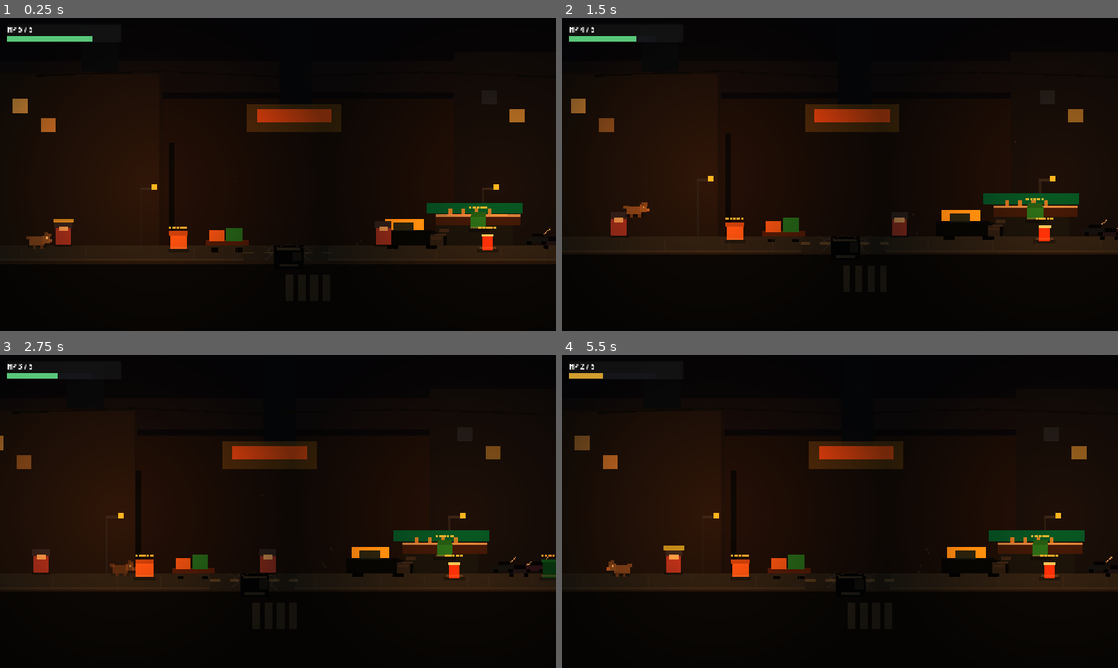
Above: before the commit, frames 1-4 (two rows, left to right).
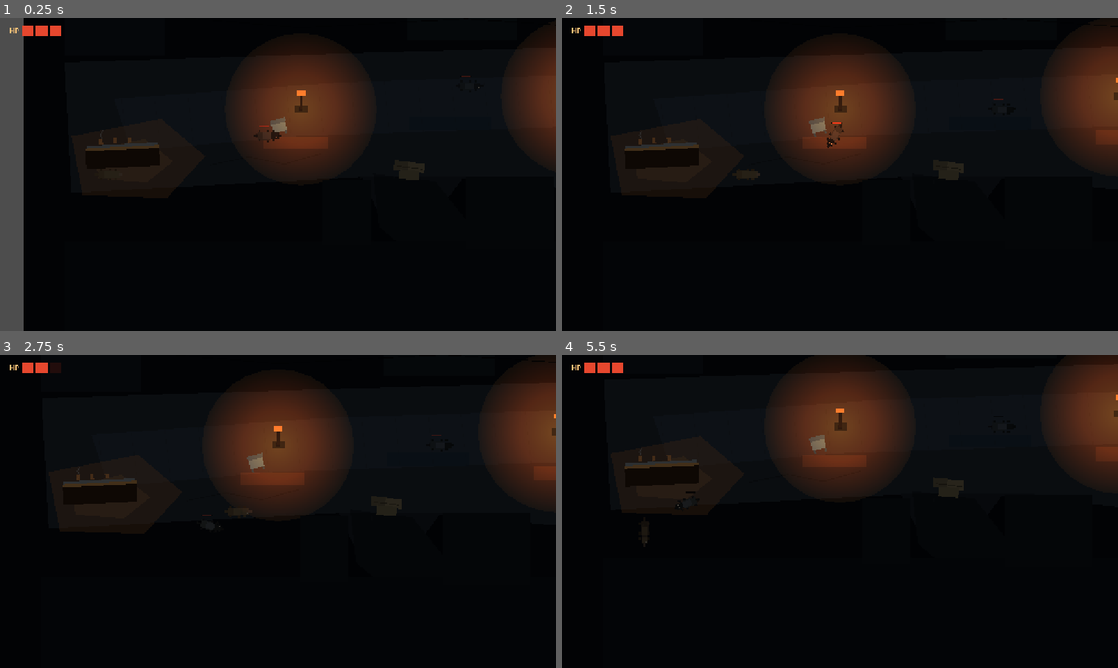
Above: after the commit, the same moments.

Repository: 4m4n5/street-dog
Game: Godot game, scene res://scenes/topdown/main_topdown.tscn
The game is run twice, just before and just after one commit, with the same random seed, the same clock (stepped at 60 frames per second) and the same inputs. Before the commit the project starts from res://scenes/main.tscn.
Inputs (mouse positions are in pixels of both pictures, inside the frame that each line leads up to):
- Up to frame 1 (0.25 s): no input
- Up to frame 2 (1.5 s): tap Enter at 0.5 s; move the mouse to (962, 158) at 0.52 s; hold D (move_right) 0.53-1.25 s; tap J (attack) at 0.6 s; click (962, 158) at 0.67 s; tap Space (jump) at 0.77 s; drag from (728, 190) to (817, 287) at 1.27 s
- Up to frame 3 (2.75 s): move the mouse to (333, 442) at 2.02 s; hold D (move_right) from 2.03 s (still down); tap L (parry) at 2.1 s; tap J (attack) at 2.3 s
- Up to frame 4 (5.5 s): release D (move_right) at 2.75 s; drag from (812, 574) to (1006, 577) at 2.77 s; move the mouse to (1006, 558) at 3.52 s; hold A (move_left) 3.53-4.25 s; tap C at 3.6 s; tap Space (jump) at 3.77 s; tap J (attack) at 3.8, 5.3 s; drag from (673, 464) to (1079, 577) at 4.27 s; move the mouse to (867, 511) at 5.02 s; hold S (move_down, bound only after the commit) from 5.03 s (still down); tap F at 5.1 s; click (867, 511) at 5.17 s

The runs differ from the first frame. In frame 1, 30% of the frame differs, in the area x 0-100%, y 0-100%; in frame 2, 25%; in frame 3, 28%; in frame 4, 27%.

Commit message:
chore: save topdown project state

Diff:
--- a/project.godot
+++ b/project.godot
@@ -11,7 +11,7 @@
 [application]
 
 config/name="Street Dog"
-run/main_scene="res://scenes/main.tscn"
+run/main_scene="res://scenes/topdown/main_topdown.tscn"
 config/features=PackedStringArray("4.6", "GL Compatibility")
 config/icon="res://icon.svg"
 
@@ -33,6 +33,18 @@
 
 [input]
 
+move_up={
+"deadzone": 0.2,
+"events": [Object(InputEventKey,"resource_local_to_scene":false,"resource_name":"","device":-1,"window_id":0,"alt_pressed":false,"shift_pressed":false,"ctrl_pressed":false,"meta_pressed":false,"pressed":false,"keycode":0,"physical_keycode":87,"key_label":0,"unicode":119,"location":0,"echo":false,"script":null)
+, Object(InputEventKey,"resource_local_to_scene":false,"resource_name":"","device":-1,"window_id":0,"alt_pressed":false,"shift_pressed":false,"ctrl_pressed":false,"meta_pressed":false,"pressed":false,"keycode":0,"physical_keycode":4194320,"key_label":0,"unicode":0,"location":0,"echo":false,"script":null)
+]
+}
+move_down={
+"deadzone": 0.2,
+"events": [Object(InputEventKey,"resource_local_to_scene":false,"resource_name":"","device":-1,"window_id":0,"alt_pressed":false,"shift_pressed":false,"ctrl_pressed":false,"meta_pressed":false,"pressed":false,"keycode":0,"physical_keycode":83,"key_label":0,"unicode":115,"location":0,"echo":false,"script":null)
+, Object(InputEventKey,"resource_local_to_scene":false,"resource_name":"","device":-1,"window_id":0,"alt_pressed":false,"shift_pressed":false,"ctrl_pressed":false,"meta_pressed":false,"pressed":false,"keycode":0,"physical_keycode":4194322,"key_label":0,"unicode":0,"location":0,"echo":false,"script":null)
+]
+}
 move_left={
 "deadzone": 0.2,
 "events": [Object(InputEventKey,"resource_local_to_scene":false,"resource_name":"","device":-1,"window_id":0,"alt_press …(191 unchanged characters)…
@@ -48,8 +60,6 @@
 jump={
 "deadzone": 0.2,
 "events": [Object(InputEventKey,"resource_local_to_scene":false,"resource_name":"","device":-1,"window_id":0,"alt_press …(191 unchanged characters)…
-, Object(InputEventKey,"resource_local_to_scene":false,"resource_name":"","device":-1,"window_id":0,"alt_pressed":false,"shift_pressed":false,"ctrl_pressed":false,"meta_pressed":false,"pressed":false,"keycode":0,"physical_keycode":87,"key_label":0,"unicode":119,"location":0,"echo":false,"script":null)
-, Object(InputEventKey,"resource_local_to_scene":false,"resource_name":"","device":-1,"window_id":0,"alt_pressed":false,"shift_pressed":false,"ctrl_pressed":false,"meta_pressed":false,"pressed":false,"keycode":0,"physical_keycode":4194320,"key_label":0,"unicode":0,"location":0,"echo":false,"script":null)
 ]
 }
 attack={
--- a/resources/topdown/archetypes/bully.tres
+++ b/resources/topdown/archetypes/bully.tres
@@ -1,7 +1,7 @@
-[gd_resource type="Resource" script_class="RivalArchetype" load_steps=3 format=3]
+[gd_resource type="Resource" script_class="RivalArchetype" format=3 uid="uid://cugoscewr8lmh"]
 
-[ext_resource type="Script" path="res://scripts/topdown/rival_archetype.gd" id="1"]
-[ext_resource type="Script" path="res://scripts/topdown/bite_attack_profile.gd" id="2"]
+[ext_resource type="Script" uid="uid://7dd0fbydv6s" path="res://scripts/topdown/rival_archetype.gd" id="1"]
+[ext_resource type="Script" uid="uid://cb4a1x3rb46if" path="res://scripts/topdown/bite_attack_profile.gd" id="2"]
 
 [sub_resource type="Resource" id="Resource_bite_bully"]
 script = ExtResource("2")
@@ -17,7 +17,7 @@
 self_knockback = 32.0
 hit_stop_sec = 0.03
 windup_telegraph_alpha = 0.82
-telegraph_color = Color(1, 0.18, 0.10, 0.82)
+telegraph_color = Color(1, 0.18, 0.1, 0.82)
 
 [resource]
 script = ExtResource("1")
@@ -31,5 +31,5 @@
 patrol_radius = 54.0
 body_color = Color(0.13, 0.135, 0.125, 1)
 head_color = Color(0.055, 0.06, 0.055, 1)
-shoulder_scale = 1.20
+shoulder_scale = 1.2
 bite = SubResource("Resource_bite_bully")
--- a/resources/topdown/archetypes/racer.tres
+++ b/resources/topdown/archetypes/racer.tres
@@ -1,12 +1,11 @@
-[gd_resource type="Resource" script_class="RivalArchetype" load_steps=3 format=3]
+[gd_resource type="Resource" script_class="RivalArchetype" format=3 uid="uid://dppmqxh00u5ki"]
 
-[ext_resource type="Script" path="res://scripts/topdown/rival_archetype.gd" id="1"]
-[ext_resource type="Script" path="res://scripts/topdown/bite_attack_profile.gd" id="2"]
+[ext_resource type="Script" uid="uid://7dd0fbydv6s" path="res://scripts/topdown/rival_archetype.gd" id="1"]
+[ext_resource type="Script" uid="uid://cb4a1x3rb46if" path="res://scripts/topdown/bite_attack_profile.gd" id="2"]
 
 [sub_resource type="Resource" id="Resource_bite_racer"]
 script = ExtResource("2")
 startup_frames = 2
-active_frames = 3
 recovery_frames = 10
 recovery_move_unlock = 7
 startup_speed_mult = 0.45
@@ -24,7 +23,6 @@
 id = &"racer"
 display_name = "Racer"
 ai_role = &"skirmish"
-max_hp = 2
 move_speed = 226.0
 detection_range = 270.0
 leash_radius = 245.0
--- a/resources/topdown/archetypes/sentry.tres
+++ b/resources/topdown/archetypes/sentry.tres
@@ -1,20 +1,17 @@
-[gd_resource type="Resource" script_class="RivalArchetype" load_steps=3 format=3]
+[gd_resource type="Resource" script_class="RivalArchetype" format=3 uid="uid://cxoeg4446d25e"]
 
-[ext_resource type="Script" path="res://scripts/topdown/rival_archetype.gd" id="1"]
-[ext_resource type="Script" path="res://scripts/topdown/bite_attack_profile.gd" id="2"]
+[ext_resource type="Script" uid="uid://7dd0fbydv6s" path="res://scripts/topdown/rival_archetype.gd" id="1"]
+[ext_resource type="Script" uid="uid://cb4a1x3rb46if" path="res://scripts/topdown/bite_attack_profile.gd" id="2"]
 
 [sub_resource type="Resource" id="Resource_bite_sentry"]
 script = ExtResource("2")
 startup_frames = 5
-active_frames = 3
 recovery_frames = 14
 recovery_move_unlock = 10
-startup_speed_mult = 0.30
+startup_speed_mult = 0.3
 lunge_speed = 460.0
 hitbox_offset = 36.0
 hitbox_size = Vector2(50, 34)
-knockback_target = 150.0
-self_knockback = 24.0
 hit_stop_sec = 0.024
 windup_telegraph_alpha = 0.78
 telegraph_color = Color(1, 0.46, 0.12, 0.78)
@@ -24,12 +21,11 @@
 id = &"sentry"
 display_name = "Sentry"
 ai_role = &"leash"
-max_hp = 2
 move_speed = 156.0
 detection_range = 250.0
 leash_radius = 156.0
 patrol_radius = 34.0
-body_color = Color(0.18, 0.20, 0.19, 1)
-head_color = Color(0.09, 0.105, 0.10, 1)
+body_color = Color(0.18, 0.2, 0.19, 1)
+head_color = Color(0.09, 0.105, 0.1, 1)
 shoulder_scale = 1.04
 bite = SubResource("Resource_bite_sentry")
--- a/resources/topdown/archetypes/stray.tres
+++ b/resources/topdown/archetypes/stray.tres
@@ -1,17 +1,11 @@
-[gd_resource type="Resource" script_class="RivalArchetype" load_steps=3 format=3]
+[gd_resource type="Resource" script_class="RivalArchetype" format=3 uid="uid://8ngsi5ei6wwn"]
 
-[ext_resource type="Script" path="res://scripts/topdown/rival_archetype.gd" id="1"]
-[ext_resource type="Script" path="res://scripts/topdown/bite_attack_profile.gd" id="2"]
+[ext_resource type="Script" uid="uid://7dd0fbydv6s" path="res://scripts/topdown/rival_archetype.gd" id="1"]
+[ext_resource type="Script" uid="uid://cb4a1x3rb46if" path="res://scripts/topdown/bite_attack_profile.gd" id="2"]
 
 [sub_resource type="Resource" id="Resource_bite_stray"]
 script = ExtResource("2")
-startup_frames = 3
-active_frames = 3
-recovery_frames = 12
-recovery_move_unlock = 8
 startup_speed_mult = 0.36
-lunge_speed = 500.0
-hitbox_offset = 34.0
 hitbox_size = Vector2(46, 34)
 knockback_target = 145.0
 self_knockback = 20.0
@@ -21,13 +15,8 @@
 
 [resource]
 script = ExtResource("1")
-id = &"stray"
-display_name = "Stray"
-ai_role = &"patrol"
-max_hp = 2
 move_speed = 178.0
 detection_range = 230.0
-leash_radius = 0.0
 patrol_radius = 74.0
 body_color = Color(0.24, 0.235, 0.205, 1)
 head_color = Color(0.125, 0.118, 0.105, 1)
--- a/resources/topdown/default_tuning.tres
+++ b/resources/topdown/default_tuning.tres
@@ -4,20 +4,3 @@
 
 [resource]
 script = ExtResource("1")
-attack_startup_frames = 2
-attack_active_frames = 3
-attack_recovery_frames = 10
-attack_recovery_move_unlock = 6
-attack_lunge_speed = 540.0
-attack_knockback_target = 160.0
-attack_self_knockback = 48.0
-attack_hit_stop_sec = 0.055
-attack_buffer_frames = 8
-attack_coyote_frames = 6
-attack_recovery_buffer_frames = 4
-attack_windup_telegraph_alpha = 0.55
-attack_connect_flash_sec = 0.06
-attack_whiff_dust_enabled = true
-attack_camera_nudge_px = 3.0
-attack_camera_nudge_sec = 0.05
-rival_stagger_frames = 4
--- a/scenes/main.tscn
+++ b/scenes/main.tscn
@@ -1,13 +1,13 @@
-[gd_scene load_steps=4 format=3]
+[gd_scene format=3 uid="uid://ckoguxwaydkrr"]
 
-[ext_resource type="PackedScene" path="res://scenes/levels/street_night.tscn" id="1"]
+[ext_resource type="PackedScene" uid="uid://bdxc1xjd1vstl" path="res://scenes/levels/street_night.tscn" id="1"]
 [ext_resource type="PackedScene" path="res://scenes/player/dog.tscn" id="2"]
 [ext_resource type="PackedScene" path="res://scenes/ui/player_hud.tscn" id="3"]
 
-[node name="Main" type="Node2D"]
+[node name="Main" type="Node2D" unique_id=693303317]
 
-[node name="StreetNight" parent="." instance=ExtResource("1")]
+[node name="StreetNight" parent="." unique_id=45778884 instance=ExtResource("1")]
 
-[node name="Dog" parent="." instance=ExtResource("2")]
+[node name="Dog" parent="." unique_id=225703302 instance=ExtResource("2")]
 
-[node name="PlayerHud" parent="." instance=ExtResource("3")]
+[node name="PlayerHud" parent="." unique_id=1463230847 instance=ExtResource("3")]
--- a/scenes/topdown/arena_mumbai_gully.tscn
+++ b/scenes/topdown/arena_mumbai_gully.tscn
@@ -1,44 +1,44 @@
-[gd_scene load_steps=5 format=3]
+[gd_scene format=3 uid="uid://b7ufirir3jqr7"]
 
-[ext_resource type="Script" path="res://scripts/topdown/arena_mumbai_gully.gd" id="1"]
-[ext_resource type="Resource" path="res://resources/topdown/default_tuning.tres" id="2"]
+[ext_resource type="Script" uid="uid://c7vq0le6s1cmj" path="res://scripts/topdown/arena_mumbai_gully.gd" id="1"]
+[ext_resource type="Resource" uid="uid://hjy0o3qf2kim" path="res://resources/topdown/default_tuning.tres" id="2"]
 
-[node name="ArenaMumbaiGully" type="Node2D"]
+[node name="ArenaMumbaiGully" type="Node2D" unique_id=1082757789]
 script = ExtResource("1")
 tuning = ExtResource("2")
 
-[node name="Surface" type="Node2D" parent="."]
+[node name="Surface" type="Node2D" parent="." unique_id=484353759]
 z_index = -20
 
-[node name="Walls" type="Node2D" parent="."]
+[node name="Walls" type="Node2D" parent="." unique_id=420270437]
 z_index = 10
 
-[node name="Dressing" type="Node2D" parent="."]
+[node name="Dressing" type="Node2D" parent="." unique_id=1878196790]
 
-[node name="Props" type="Node2D" parent="."]
+[node name="Props" type="Node2D" parent="." unique_id=1638369793]
 z_index = 5
 
-[node name="Spawns" type="Node2D" parent="."]
+[node name="Spawns" type="Node2D" parent="." unique_id=412523532]
 
-[node name="Spawn" type="Marker2D" parent="Spawns"]
+[node name="Spawn" type="Marker2D" parent="Spawns" unique_id=336871713]
 position = Vector2(148, 532)
 
-[node name="RivalSpawn_Stray" type="Marker2D" parent="Spawns"]
+[node name="RivalSpawn_Stray" type="Marker2D" parent="Spawns" unique_id=389114161]
 position = Vector2(592, 486)
 
-[node name="RivalSpawn_Sentry" type="Marker2D" parent="Spawns"]
+[node name="RivalSpawn_Sentry" type="Marker2D" parent="Spawns" unique_id=864324407]
 position = Vector2(704, 286)
 
-[node name="RivalSpawn_Racer" type="Marker2D" parent="Spawns"]
+[node name="RivalSpawn_Racer" type="Marker2D" parent="Spawns" unique_id=918834748]
 position = Vector2(1084, 562)
 
-[node name="RivalSpawn_Bully" type="Marker2D" parent="Spawns"]
+[node name="RivalSpawn_Bully" type="Marker2D" parent="Spawns" unique_id=862559198]
 position = Vector2(1118, 306)
 
-[node name="RivalSpawn_A" type="Marker2D" parent="Spawns"]
+[node name="RivalSpawn_A" type="Marker2D" parent="Spawns" unique_id=31709487]
 position = Vector2(592, 486)
 
-[node name="RivalSpawn_B" type="Marker2D" parent="Spawns"]
+[node name="RivalSpawn_B" type="Marker2D" parent="Spawns" unique_id=845825036]
 position = Vector2(1118, 306)
 
-[node name="Rivals" type="Node2D" parent="."]
+[node name="Rivals" type="Node2D" parent="." unique_id=1173652704]
